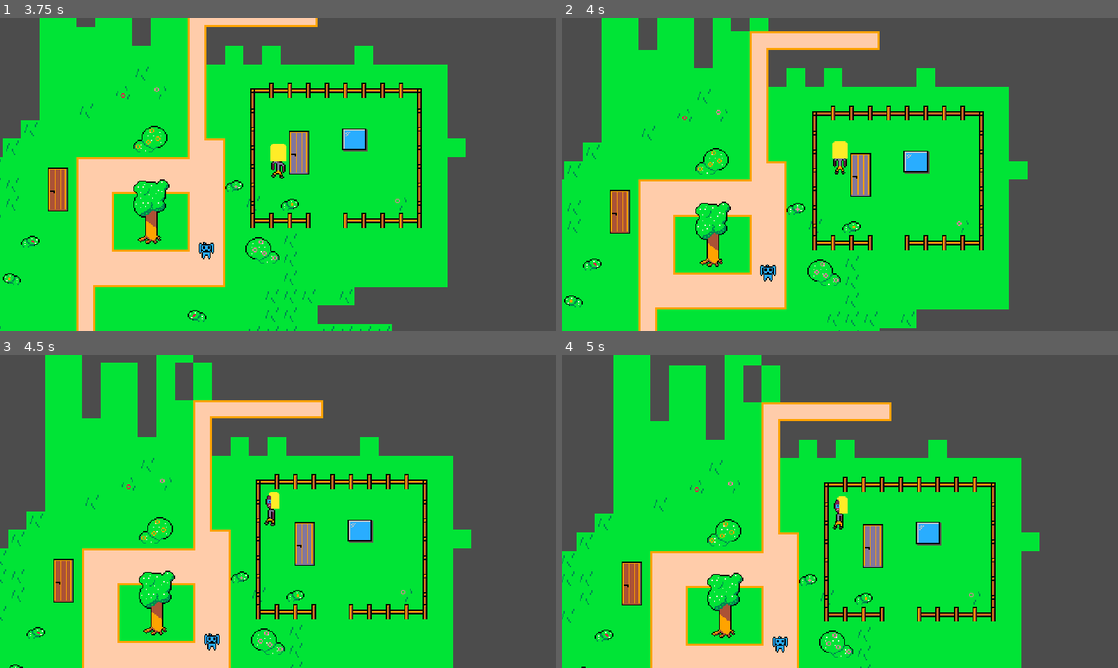
Above: before the commit, frames 1-4 (two rows, left to right).
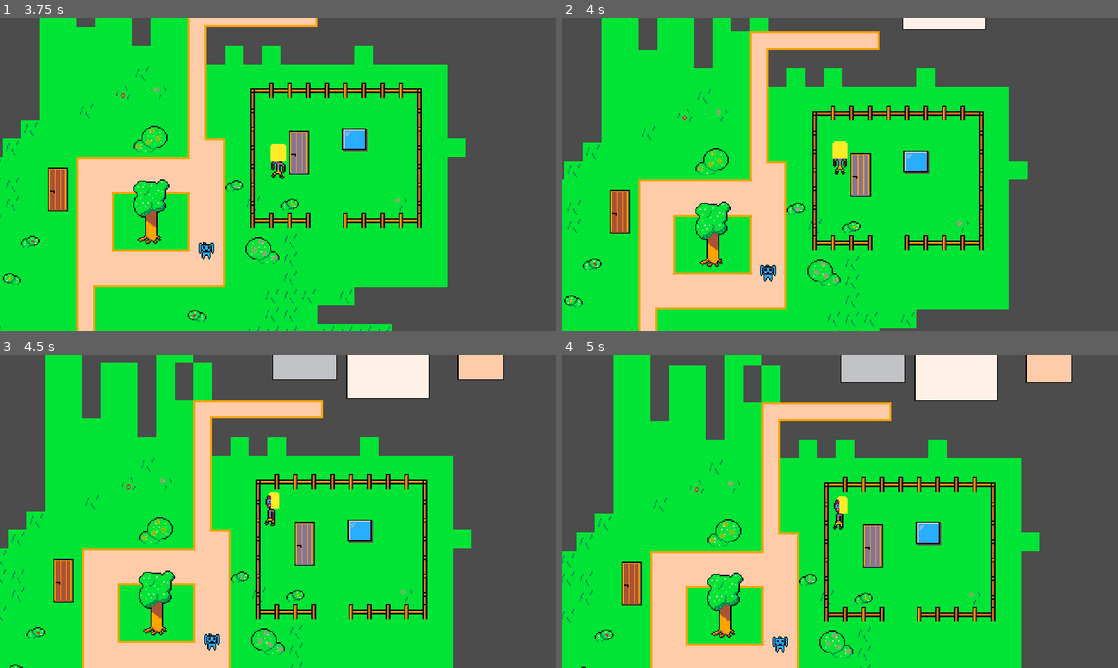
Above: after the commit, the same moments.

Repository: progsource/ggj2021
Game: Godot game, scene res://scenes/Title.tscn
The game is run twice, just before and just after one commit, with the same random seed, the same clock (stepped at 60 frames per second) and the same inputs.
Inputs:
- Up to frame 1 (3.75 s): click "Play" at 0.5 s; hold Right (ui_right) 1.28-2.03 s; hold Down (ui_down) 2.03-2.78 s; hold Right (ui_right) 2.78-3.53 s; hold Up (ui_up) from 3.53 s (still down)
- Up to frame 2 (4 s): keep holding Up (ui_up)
- Up to frame 3 (4.5 s): release Up (ui_up) at 4.28 s; hold Left (ui_left) from 4.28 s (still down)
- Up to frame 4 (5 s): keep holding Left (ui_left)

Frame 1 is identical in both runs. In frame 2, 0.6% of the frame differs, in the area x 61-77%, y 0-4%; in frame 3, 3.7%; in frame 4, 4.0%, in the area x 50-92%, y 0-15%.

Commit message:
Added house wall tile configuration

Diff:
--- a/code/assets/gfx/spritesheet.tres
+++ b/code/assets/gfx/spritesheet.tres
@@ -582,3 +582,72 @@
 "shape_transform": Transform2D( 1, 0, 0, 1, 0, 0 )
 } ]
 24/z_index = 0
+25/name = "house1"
+25/texture = ExtResource( 1 )
+25/tex_offset = Vector2( 0, 0 )
+25/modulate = Color( 1, 1, 1, 1 )
+25/region = Rect2( 112, 0, 48, 48 )
+25/tile_mode = 1
+25/autotile/bitmask_mode = 0
+25/autotile/bitmask_flags = [ Vector2( 0, 0 ), 256, Vector2( 0, 1 ), 260, Vector2( 0, 2 ), 4, Vector2( 1, 0 ), 320, Vector2( 1, 1 ), 325, Vector2( 1, 2 ), 5, Vector2( 2, 0 ), 64, Vector2( 2, 1 ), 65, Vector2( 2, 2 ), 1 ]
+25/autotile/icon_coordinate = Vector2( 1, 1 )
+25/autotile/tile_size = Vector2( 16, 16 )
+25/autotile/spacing = 0
+25/autotile/occluder_map = [  ]
+25/autotile/navpoly_map = [  ]
+25/autotile/priority_map = [  ]
+25/autotile/z_index_map = [  ]
+25/occluder_offset = Vector2( 0, 0 )
+25/navigation_offset = Vector2( 0, 0 )
+25/shape_offset = Vector2( 0, 0 )
+25/shape_transform = Transform2D( 1, 0, 0, 1, 0, 0 )
+25/shape_one_way = false
+25/shape_one_way_margin = 0.0
+25/shapes = [  ]
+25/z_index = 0
+26/name = "house0"
+26/texture = ExtResource( 1 )
+26/tex_offset = Vector2( 0, 0 )
+26/modulate = Color( 1, 1, 1, 1 )
+26/region = Rect2( 64, 0, 48, 48 )
+26/tile_mode = 1
+26/autotile/bitmask_mode = 0
+26/autotile/bitmask_flags = [ Vector2( 0, 0 ), 256, Vector2( 0, 1 ), 260, Vector2( 0, 2 ), 4, Vector2( 1, 0 ), 320, Vector2( 1, 1 ), 325, Vector2( 1, 2 ), 5, Vector2( 2, 0 ), 64, Vector2( 2, 1 ), 65, Vector2( 2, 2 ), 1 ]
+26/autotile/icon_coordinate = Vector2( 1, 1 )
+26/autotile/tile_size = Vector2( 16, 16 )
+26/autotile/spacing = 0
+26/autotile/occluder_map = [  ]
+26/autotile/navpoly_map = [  ]
+26/autotile/priority_map = [  ]
+26/autotile/z_index_map = [  ]
+26/occluder_offset = Vector2( 0, 0 )
+26/navigation_offset = Vector2( 0, 0 )
+26/shape_offset = Vector2( 0, 0 )
+26/shape_transform = Transform2D( 1, 0, 0, 1, 0, 0 )
+26/shape_one_way = false
+26/shape_one_way_margin = 0.0
+26/shapes = [  ]
+26/z_index = 0
+27/name = "house2"
+27/texture = ExtResource( 1 )
+27/tex_offset = Vector2( 0, 0 )
+27/modulate = Color( 1, 1, 1, 1 )
+27/region = Rect2( 112, 48, 48, 48 )
+27/tile_mode = 1
+27/autotile/bitmask_mode = 0
+27/autotile/bitmask_flags = [ Vector2( 0, 0 ), 256, Vector2( 0, 1 ), 260, Vector2( 0, 2 ), 4, Vector2( 1, 0 ), 320, Vector2( 1, 1 ), 325, Vector2( 1, 2 ), 5, Vector2( 2, 0 ), 64, Vector2( 2, 1 ), 65, Vector2( 2, 2 ), 1 ]
+27/autotile/icon_coordinate = Vector2( 1, 1 )
+27/autotile/tile_size = Vector2( 16, 16 )
+27/autotile/spacing = 0
+27/autotile/occluder_map = [  ]
+27/autotile/navpoly_map = [  ]
+27/autotile/priority_map = [  ]
+27/autotile/z_index_map = [  ]
+27/occluder_offset = Vector2( 0, 0 )
+27/navigation_offset = Vector2( 0, 0 )
+27/shape_offset = Vector2( 0, 0 )
+27/shape_transform = Transform2D( 1, 0, 0, 1, 0, 0 )
+27/shape_one_way = false
+27/shape_one_way_margin = 0.0
+27/shapes = [  ]
+27/z_index = 0
--- a/code/scenes/TreeVillageTile.tscn
+++ b/code/scenes/TreeVillageTile.tscn
@@ -18,4 +18,4 @@
 cell_size = Vector2( 16, 16 )
 cell_custom_transform = Transform2D( 16, 0, 0, 16, 0, 0 )
 format = 1
-tile_data = PoolIntArray( -393214, 19, 0, -393213, 22, 0, -393212,  …(615 unchanged characters)…
+tile_data = PoolIntArray( -917501, 26, 0, -917500, 26, 1, -917499, 26, 1, -917498, 26, 2, -917497, 25, 0, -917496, 25, 1, -917495, 25, 1, -917494, 25, 1, -917493, 25, 2, -917491, 27, 0, -917490, 27, 1, -917489, 27, 2, -851965, 26, 65536, -851964, 26, 65537, -851963, 26, 65537, -851962, 26, 65538, -851961, 25, 65536, -851960, 25, 65537, -851959, 25, 65537, -851958, 25, 65537, -851957, 25, 65538, -851955, 27, 65536, -851954, 27, 65537, -851953, 27, 65538, -786429, 26, 131072, -786428, 26, 131073, -786427, 26, 131073, -786426, 26, 131074, -786425, 25, 65536, -786424, 25, 65537, -786423, 25, 65537, -786422, 25, 65537, -786421, 25, 65538, -786419, 27, 131072, -786418, 27, 131073, -786417, 27, 131074, -720889, 25, 131072, -720888, 25, 131073, -720887, 25, 131073, -720886, 25, 131073, -720885, 25, 131074, -393214, 19, 0, -393213, 22, 0, -393212,  …(615 unchanged characters)…
